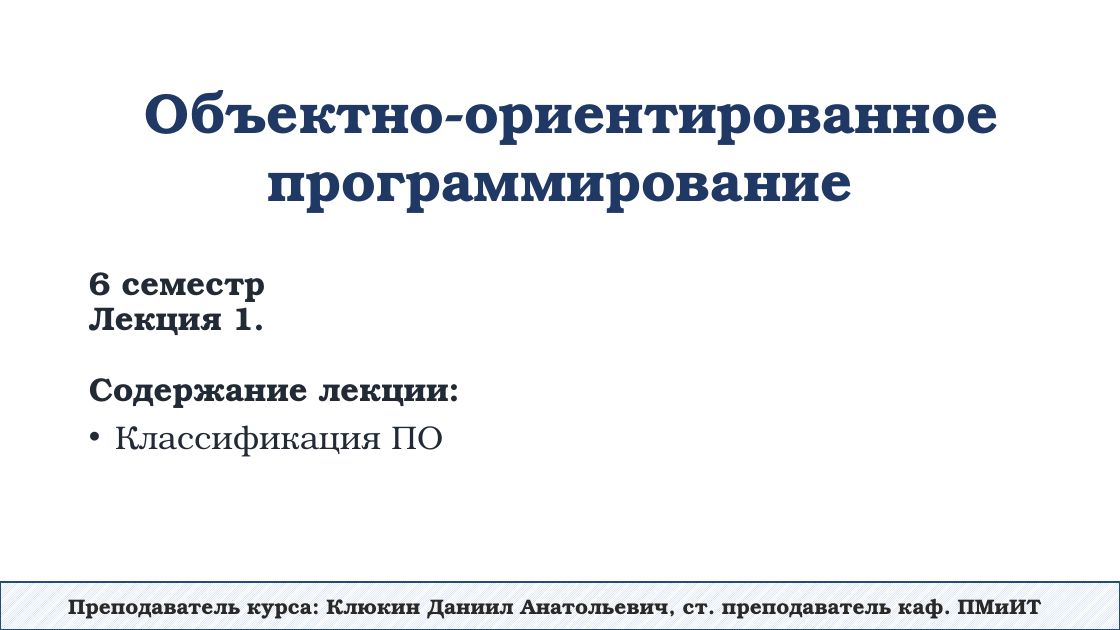
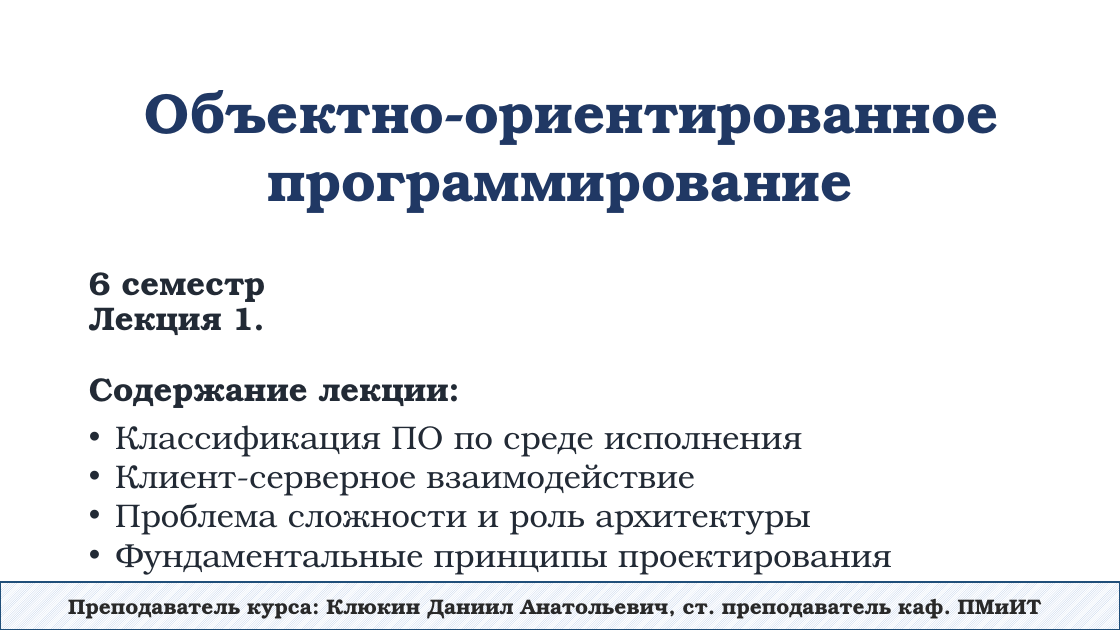
Before and after one commit to DaniilKlyukin/OOP-6, a slide deck: slide 1 of Лекции/ООП 2 лек 1.pptx. Drawn at 1120x630 pixels with LibreOffice and Linux fonts; fonts in the diff are those of the drawing. Boxes give left, top, right and bottom in pixels: in the first picture for what was removed or moved away, otherwise in the second. Text is boxed around its words. In the diff, an @@ line names an element or a change of style, - is before the commit and + after.

```diff
--- a/Лекции/ООП 2 лек 1.pptx
+++ b/Лекции/ООП 2 лек 1.pptx
@@ text at (115,425,892,575): text changed @@
-• Классификация ПО
+• Классификация ПО по среде исполнения
+• Клиент-серверное взаимодействие
+• Проблема сложности и роль архитектуры
+• Фундаментальные принципы проектирования
```
Also in this commit, not shown: 3 other slides changed, 5 slides added, 10 slides removed, 12 other files.
